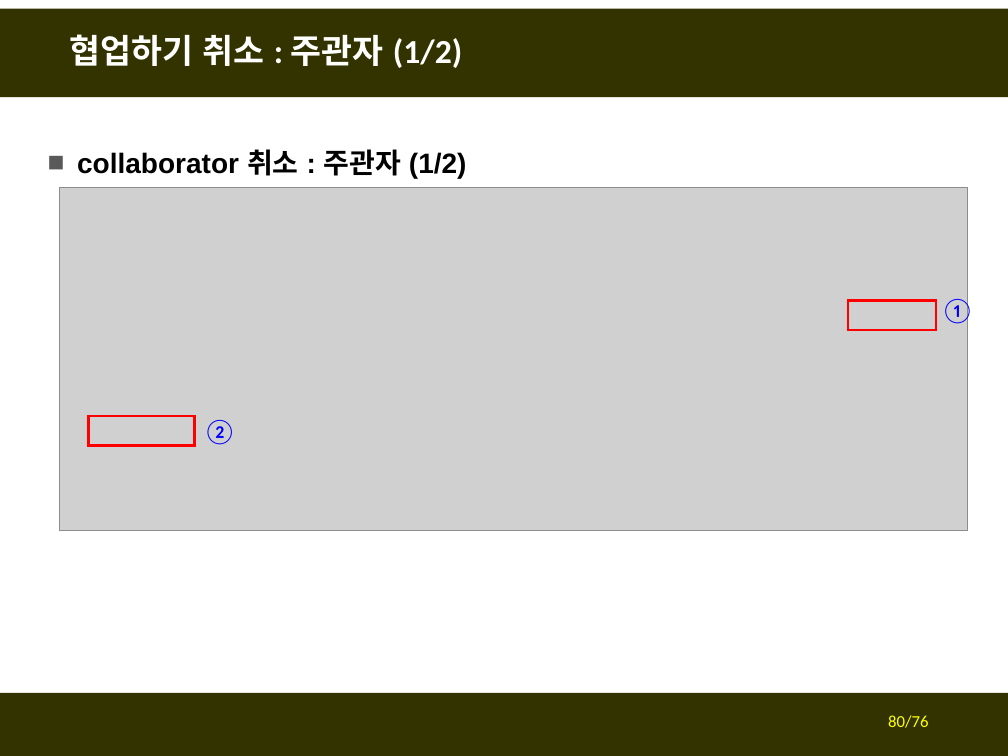
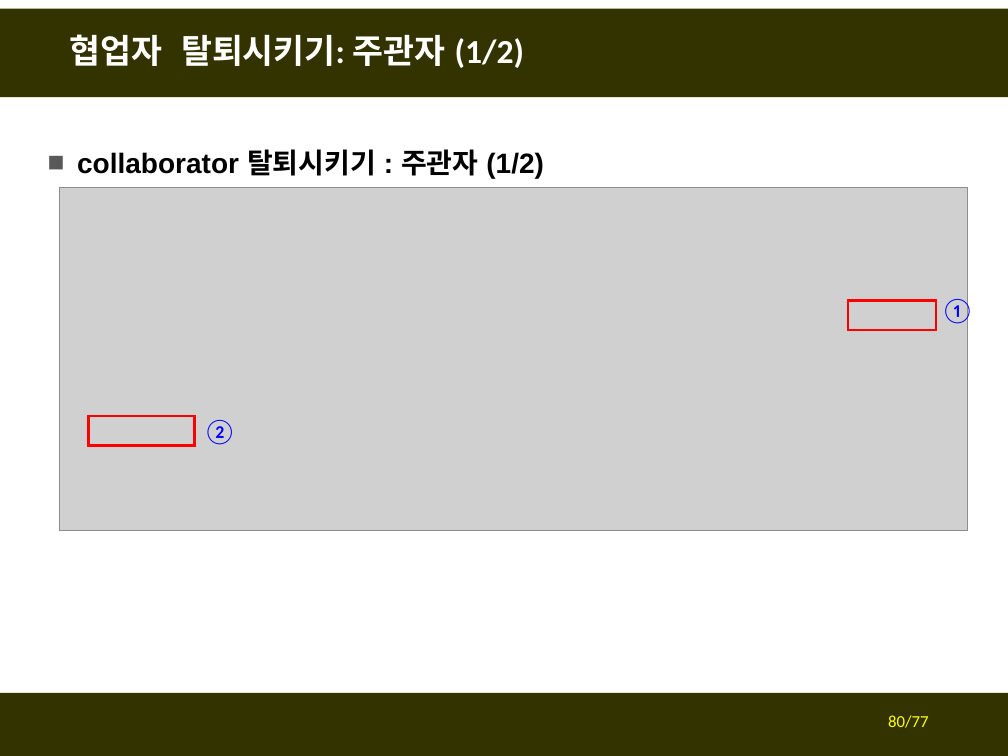
Before and after one commit to fasthill/github-lecture, a slide deck: slide 80 of git및github첫걸음4-협업하기.pptx. Drawn at 1008x756 pixels with LibreOffice and Linux fonts; fonts in the diff are those of the drawing; grey boxes stand for pictures. Boxes give left, top, right and bottom in pixels: in the first picture for what was removed or moved away, otherwise in the second. Text is boxed around its words. In the diff, an @@ line names an element or a change of style, - is before the commit and + after.

```diff
--- a/git및github첫걸음4-협업하기.pptx
+++ b/git및github첫걸음4-협업하기.pptx
@@ title at (70, 34, 524, 68): text changed @@
-협업하기 취소 : 주관자 (1/2)
+협업자 탈퇴시키기: 주관자 (1/2)
@@ text at (77, 149, 544, 178): text changed @@
-■ collaborator 취소 : 주관자 (1/2)
+■ collaborator 탈퇴시키기 : 주관자 (1/2)
@@ page number at (888, 715, 928, 728): text changed @@
-80/76
+80/77
```
Also in this commit, not shown: 9 other slides changed.
